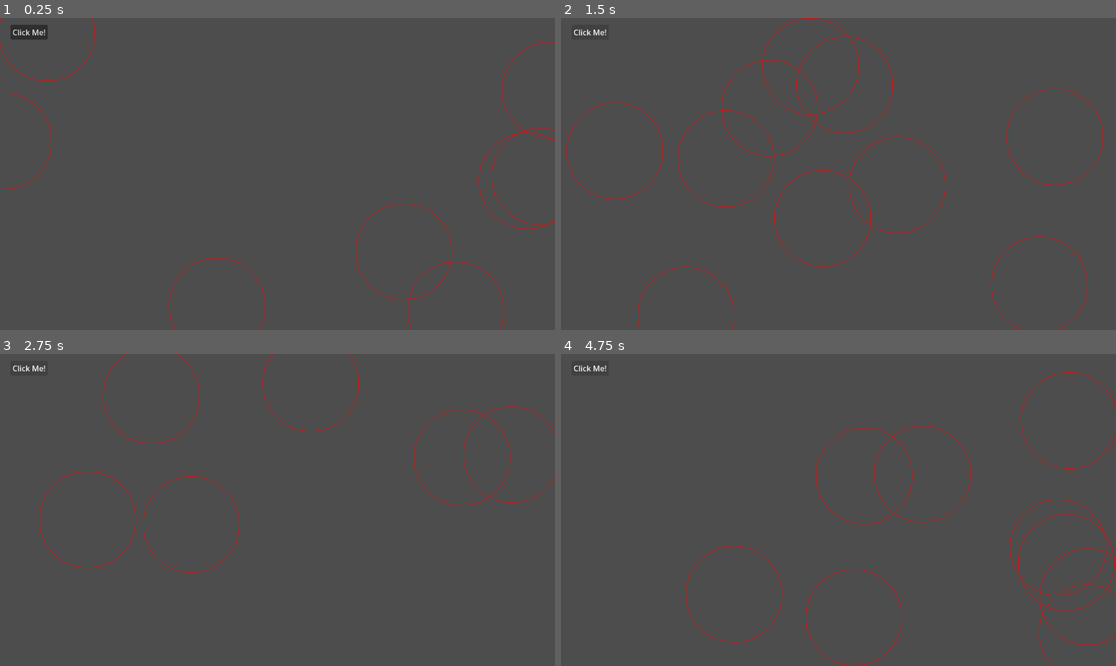
Above: before the commit, frames 1-4 (two rows, left to right).
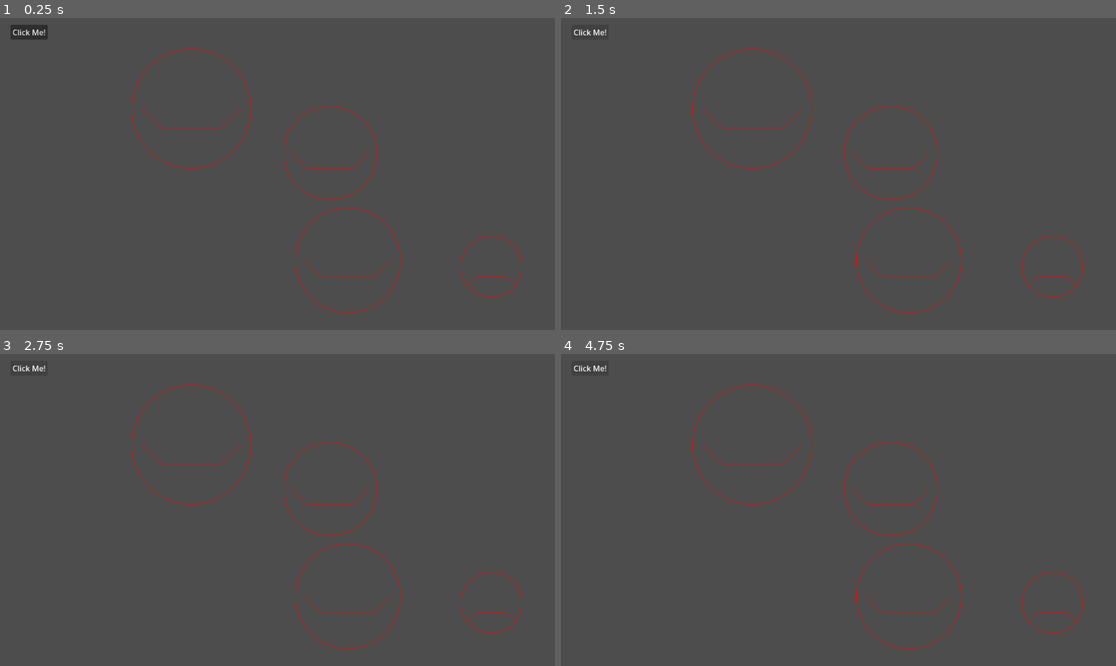
Above: after the commit, the same moments.

Repository: ABermo/cc26_lab_test
Game: Godot game, scene res://happy_sad.tscn
Two runs of this game, one before a commit and one after it. Both use one fixed random seed, a clock stepped at 60 frames per second and the inputs below.
Inputs:
- Up to frame 1 (0.25 s): no input
- Up to frame 2 (1.5 s): click "Click Me!" at 0.5 s; click "Click Me!" at 1.25 s
- Up to frame 3 (2.75 s): click "Click Me!" at 2 s
- Up to frame 4 (4.75 s): no input

The runs differ from the first frame. In frame 1, 1.5% of the frame differs, in the area x 0-100%, y 0-100%; in frame 2, 2.0%, in the area x 1-98%, y 0-100%; in frame 3, 1.5%; in frame 4, 1.9%.

Commit message:
Now happy or sad

Diff:
--- a/faces.gd
+++ b/faces.gd
@@ -1,8 +1,8 @@
 extends Node2D
 
 @onready var button = $Click_Me
-var active = false
-var number = 0
+var active = 0
+
 # Called when the node enters the scene tree for the first time.
 func _ready() -> void:
 	randomize()
@@ -10,24 +10,42 @@
 
 # Called every frame. 'delta' is the elapsed time since the previous frame.
 func _process(_delta: float) -> void:
-	if button.pressed and not active:
-		active = true
-		await get_tree().create_timer(0.1).timeout
-		active = false
-
-		number = randi_range(1,10)
-		queue_redraw()
-
+	pass
 
 func _draw():
-	gen_faces(number)
-	number = 0
+	gen_faces()
 
-func gen_faces(num):
-	for face in range(num):
-		var emotion = randi()%2
+func _on_button_pressed() -> void:
+	queue_redraw()
 
-		var x = randi_range(0,1152)
-		var y = randi_range(0,648)
+func gen_faces():
+	if button.pressed and active != 1:
+		active = 1
+	else:
+		active = 0
 
-		draw_circle(Vector2(x,y), 100, Color.RED, false)
+	if active == 1:
+		var num = randi_range(1,10)
+
+		for face in range(num):
+			var emotion = randi()%2
+
+			var x = randi_range(0,1152)
+			var y = randi_range(0,648)
+			var r = randi_range(20,150)
+
+			draw_circle(Vector2(x,y), r, Color.RED, false)
+
+			y = y + (r/3)
+			var x1 = x - (r/2)
+			var x2 = x + (r/2)
+
+			draw_line(Vector2(x1,y),Vector2(x2,y), Color.RED)
+
+			if emotion == 0:
+				draw_line(Vector2(x1,y), Vector2((x1 - r/3), (y - r/3)), Color.RED)
+				draw_line(Vector2(x2,y), Vector2((x2 + r/3), (y - r/3)), Color.RED)
+			if emotion == 1:
+				draw_line(Vector2(x1,y), Vector2((x1 - r/3), (y + r/3)), Color.RED)
+				draw_line(Vector2(x2,y), Vector2((x2 + r/3), (y + r/3)), Color.RED)
+	active = 0
